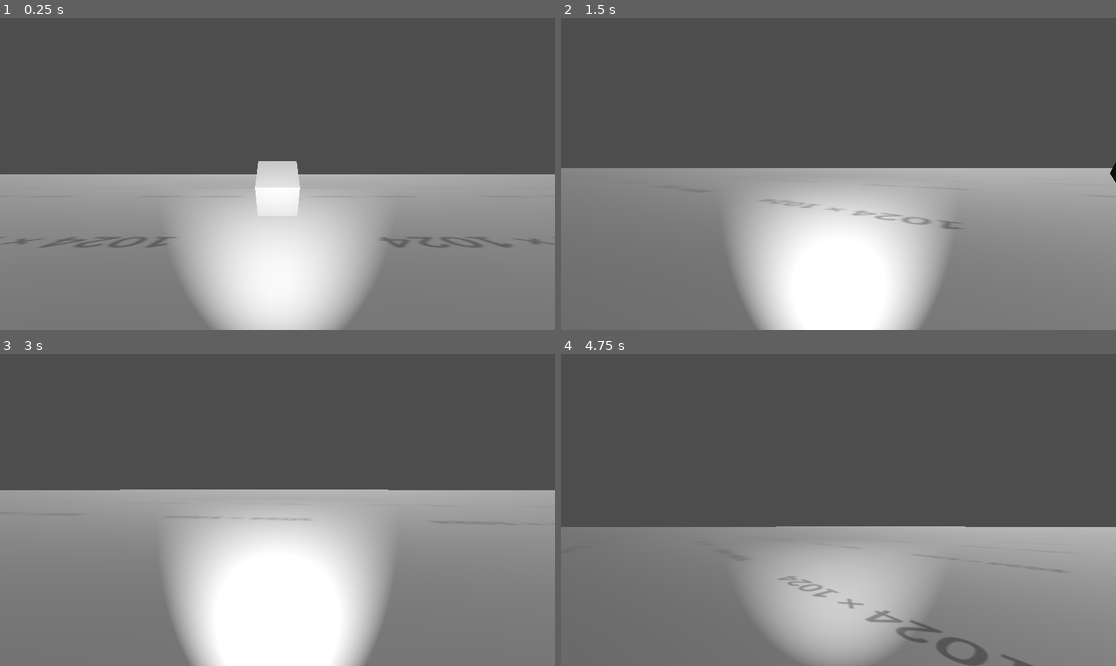
Above: before the commit, frames 1-4 (two rows, left to right).
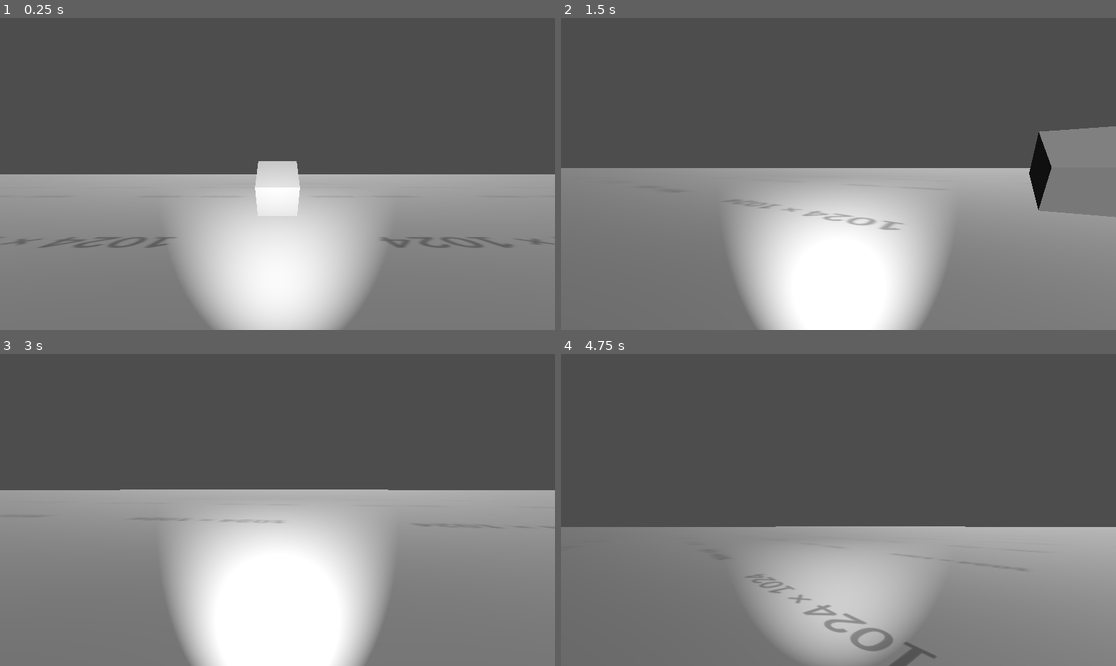
Above: after the commit, the same moments.

Repository: EpiclyRaspberry/Dodge-Onix-3D-Remaster
Game: Godot game, scene res://main.tscn
The game is run twice, just before and just after one commit, with the same random seed, the same clock (stepped at 60 frames per second) and the same inputs.
Inputs (mouse positions are in pixels of both pictures, inside the frame that each line leads up to):
- Up to frame 1 (0.25 s): no input
- Up to frame 2 (1.5 s): tap Enter (ui_accept) at 0.5, 0.77 s; move the mouse to (960, 158) at 0.52 s; hold D (right) 0.53-1.28 s; hold Ctrl (crouch) 0.53-1.28 s; move the mouse to (810, 174) at 1.27 s; hold W (forward) from 1.28 s (still down); tap Ctrl (crouch) at 1.35 s
- Up to frame 3 (3 s): keep holding W (forward); tap Enter (ui_accept) at 1.52 s; move the mouse to (288, 503) at 2.02 s; hold Ctrl (crouch) 2.03-2.78 s; move the mouse to (271, 516) at 2.77 s; tap Ctrl (crouch) at 2.85 s
- Up to frame 4 (4.75 s): keep holding W (forward); tap Enter (ui_accept) at 3.02, 3.77, 4.52 s; move the mouse to (877, 513) at 3.52 s; hold Ctrl (crouch) 3.53-4.28 s; move the mouse to (794, 506) at 4.27 s; tap Ctrl (crouch) at 4.35 s

The runs differ from the first frame. In frame 2, 4.6% of the frame differs, in the area x 29-100%, y 34-68%; in frame 3, 0.1%; in frame 4, 1.8%.

Commit message:
change `log` to `sin` on line 30

Diff:
--- a/main.tscn
+++ b/main.tscn
@@ -59,6 +59,7 @@
 shape = SubResource("BoxShape3D_qkjva")
 
 [node name="MeshInstance3D" type="MeshInstance3D" parent="ground/CollisionShape3D"]
+transform = Transform3D(1, 0, 0, 0, 0.999999, 0, 0, 0, 1, 5.03366e-07, -2.38419e-07, 5.12338e-06)
 mesh = SubResource("BoxMesh_3458g")
 skeleton = NodePath("../..")
 
--- a/player.gd
+++ b/player.gd
@@ -27,7 +27,7 @@
 	const HALFPI = PI/2
 	for i in range(ZTILTSMOOTHNESS):
 		#change the inside to change the interpolation you want
-		ztiltlist1.append(sin(HALFPI/ZTILTSMOOTHNESS)*i)
+		ztiltlist1.append(log(HALFPI/ZTILTSMOOTHNESS)*i)
 	zcamtimer.connect("timeout",zcameratilt)
 	zcamtimer.wait_time = 0.05
 	zcamtimer.one_shot = false
@@ -70,7 +70,7 @@
 
 	# code purpusely to make the camera smooth but i failed
 
-	print(isgrounded)
+	#print(isgrounded)
 #
 #	print(neck.rotation.z) # quake camera
 #	neck.rotation.z = (rotation.z + (input_dir.x / 10))
@@ -112,8 +112,12 @@
 			zci += 1
 	else:
 		#fix this pls if you can
-		if zci > 0: zci -=1
-		elif zci < 0: zci += 1
+		neck.rotation.z = (ztiltlist1[zci]*input_dir.x)/ZTILTSMOOTHNESS
+		if zci > 0:
+			zci -= 1
+			print(zci)
+
+		#elif zci < 0: zci += 1
 	neck.rotation.z = (ztiltlist1[zci]*input_dir.x)/ZTILTSMOOTHNESS
 
 
